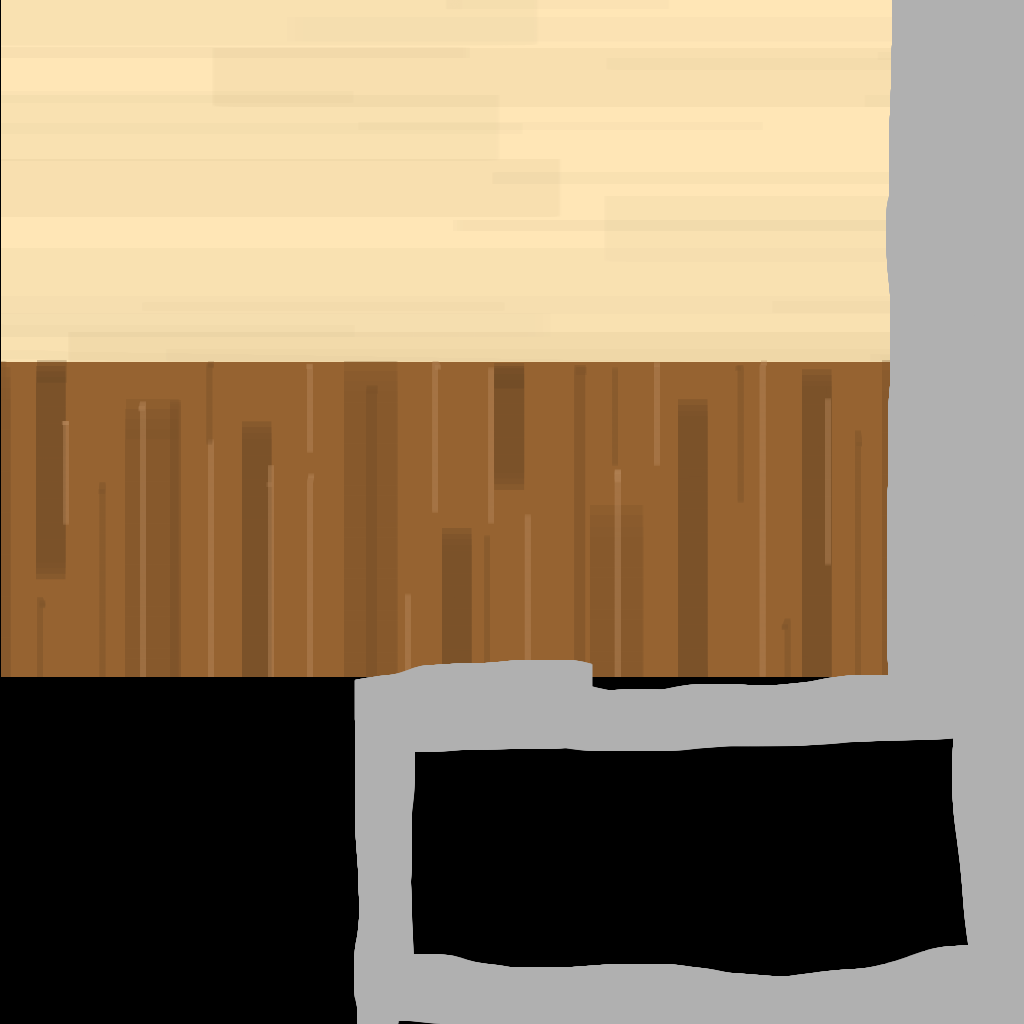
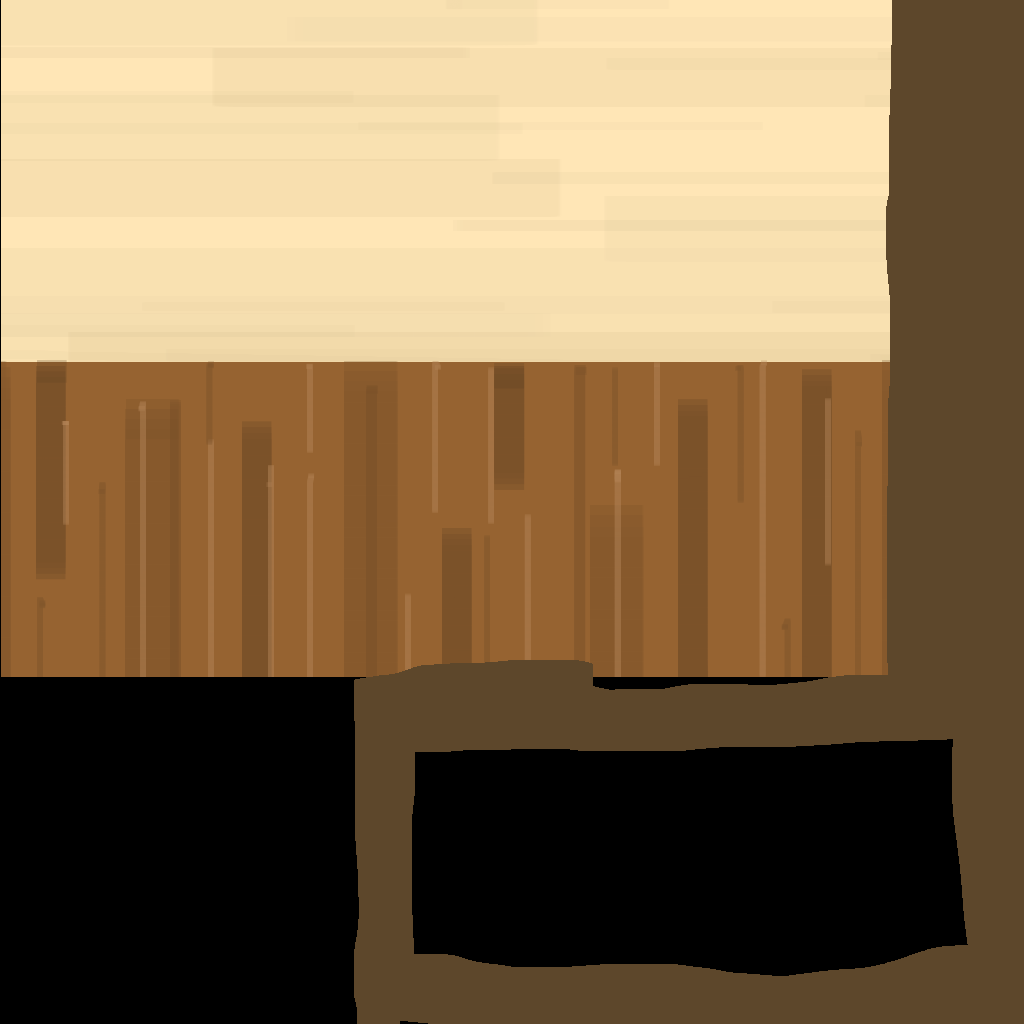
Layer changes from the first 1024 × 1024 image to the second:
painted on "Layer 3" over bbox(354, 0, 1024, 1024)
